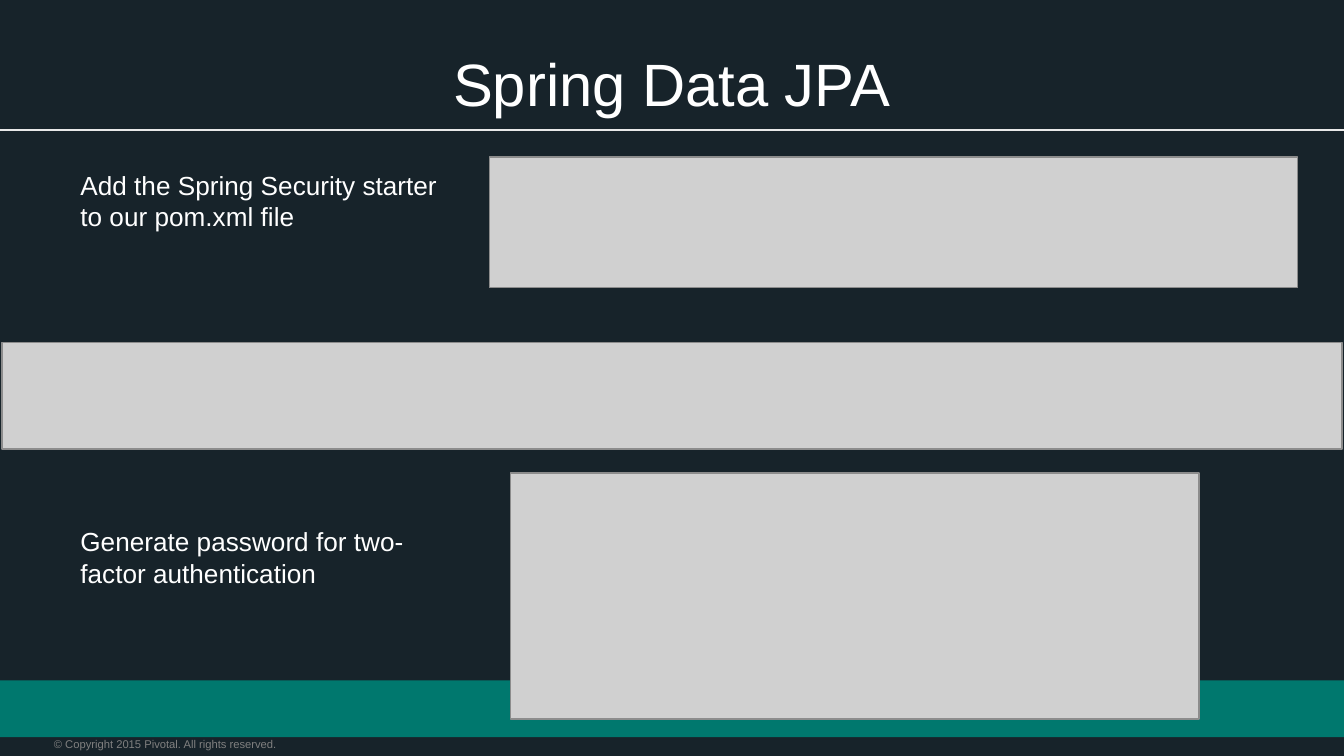
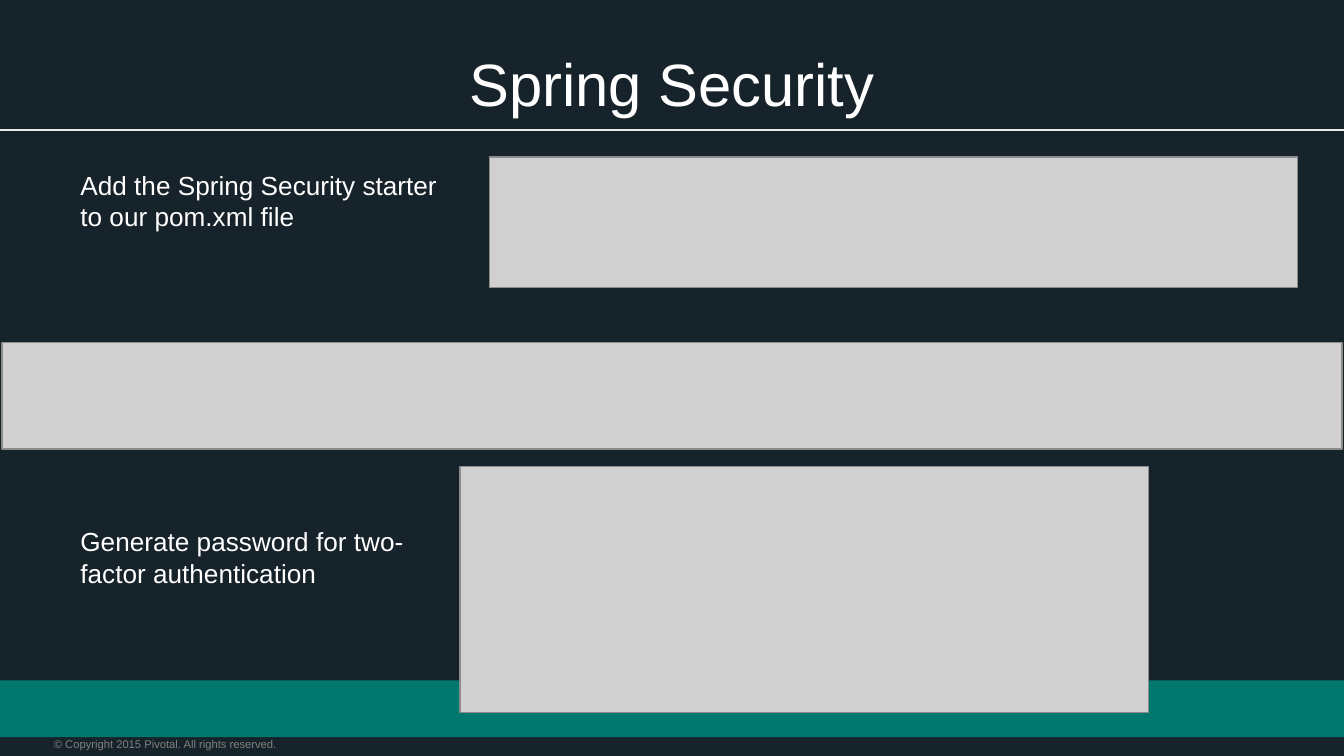
Before and after one commit to phopper-pivotal/Spring-Workshop-Dish, a slide deck: slide 4 of Session_6_Spring_Security.pptx. Drawn at 1344x756 pixels with LibreOffice and Linux fonts; fonts in the diff are those of the drawing; grey boxes stand for pictures; background and template pictures are left out. Boxes give left, top, right and bottom in pixels: in the first picture for what was removed or moved away, otherwise in the second. Text is boxed around its words. In the diff, an @@ line names an element or a change of style, - is before the commit and + after.

```diff
--- a/Session_6_Spring_Security.pptx
+++ b/Session_6_Spring_Security.pptx
@@ title at (469, 62, 874, 118): text changed @@
-Spring Data JPA
+Spring Security
@@ picture: place and size @@
-picture at (511, 473, 1199, 719)
+picture at (460, 466, 1148, 712)
```
Also in this commit, not shown: 2 other slides changed, 2 other files.
